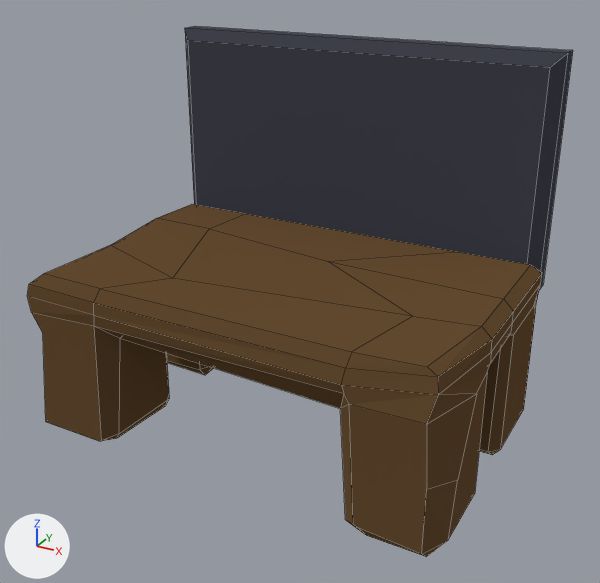
Two versions of the Blender file Blender/Scene/Space.blend, one commit apart.
Before and after are seen from a 50 mm camera at (3.48, -6.11, 3.65) aimed at (0.1, 0.03, 0.58). Every picture has the same lights, and +X, +Y and +Z are marked at lower left. Mesh edges are drawn as thin lines.

The scene before the commit, as lines of its bpy script (objects in view):
```python
me_cube_001 = bpy.data.meshes.new('Cube.001')
me_cube_001.from_pydata(...)  # 158 vertices, 142 faces; spans x -2.04..2.02, y -1.32..1.26, z -0.63..1.04
me_cube_001.materials.append(mat_wood)  # brown #664d32
me_cube_006 = bpy.data.meshes.new('Cube.006')
me_cube_006.from_pydata(...)  # 12 vertices, 10 faces; spans x -2.0..2.0, y -0.14..0.17, z -1.12..1.11
me_cube_006.materials.append(mat_metal)  # dark grey #454752
ob_piedetablit = bpy.data.objects.new('PiedEtablit', me_cube_001)
ob_piedetablit.location = (0.0, 0.0, -0.21)
ob_plaqueetablit = bpy.data.objects.new('PlaqueEtablit', me_cube_006)
ob_plaqueetablit.parent = ob_piedetablit
ob_plaqueetablit.matrix_parent_inverse = Matrix(((1.0, 0.0, 0.0, 0.0554), (0.0, 1.0, 0.0, 0.00284), (0.0, 0.0, 1.0, 0.21), (0.0, 0.0, 0.0, 1.0)))
ob_plaqueetablit.location = (-0.0977, 1.417, 1.549)
```
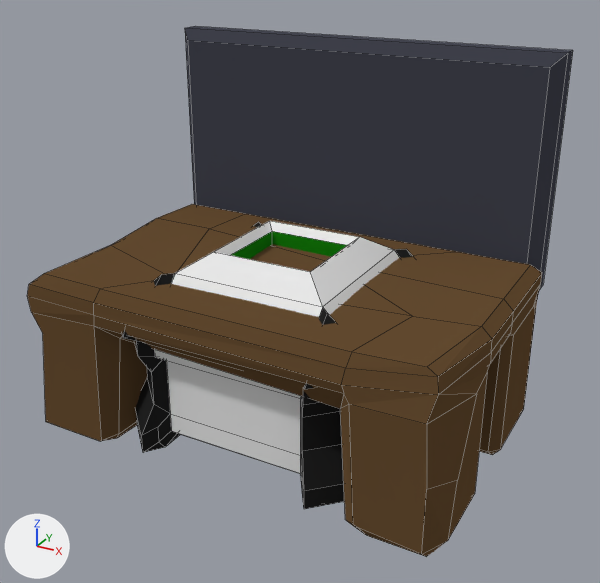
What changed in the scene script:
```text
Add mat_caoutchoux:
    mat_caoutchoux = diffuse_material('Caoutchoux')
    mat_caoutchoux.base_color = (0.0174, 0.0174, 0.0174)  # black #242424
    mat_caoutchoux.roughness = 0.5
Add mat_material:
    mat_material = principled_material('Material')
    mat_material.base_color = (0.8, 0.8, 0.8)  # white #e7e7e7
Add mat_greenwire:
    mat_greenwire = diffuse_material('GreenWire')
    mat_greenwire.base_color = (0.00961, 0.24, 0.00443)  # green #19860e
    mat_greenwire.roughness = 0.5
Add me_cube:
    me_cube.from_pydata(...)  # 204 vertices, 206 faces; spans x -1.3..1.3, y -1.3..1.3, z -0.78..1.03
    # faces by material slot: [37, 164, 5]
    me_cube.materials.append(mat_material)  # white #e7e7e7
    me_cube.materials.append(mat_caoutchoux)  # black #242424
    me_cube.materials.append(mat_greenwire)  # green #19860e
Add ob_cube:
    ob_cube = bpy.data.objects.new('Cube', me_cube)
    ob_cube.location = (0.0, 0.0, 0.0)
```

Location of each change, (x1, y1, x2, y2) in pixels of the pictures (600 x 583 px):
'Cube', added: after (122, 221, 413, 509)
    faces in mat_material (white #e7e7e7): (155, 221, 399, 474)
    faces in mat_caoutchoux (black #242424): (122, 222, 413, 509)
    faces in mat_greenwire (green #19860e): (231, 231, 348, 259)
